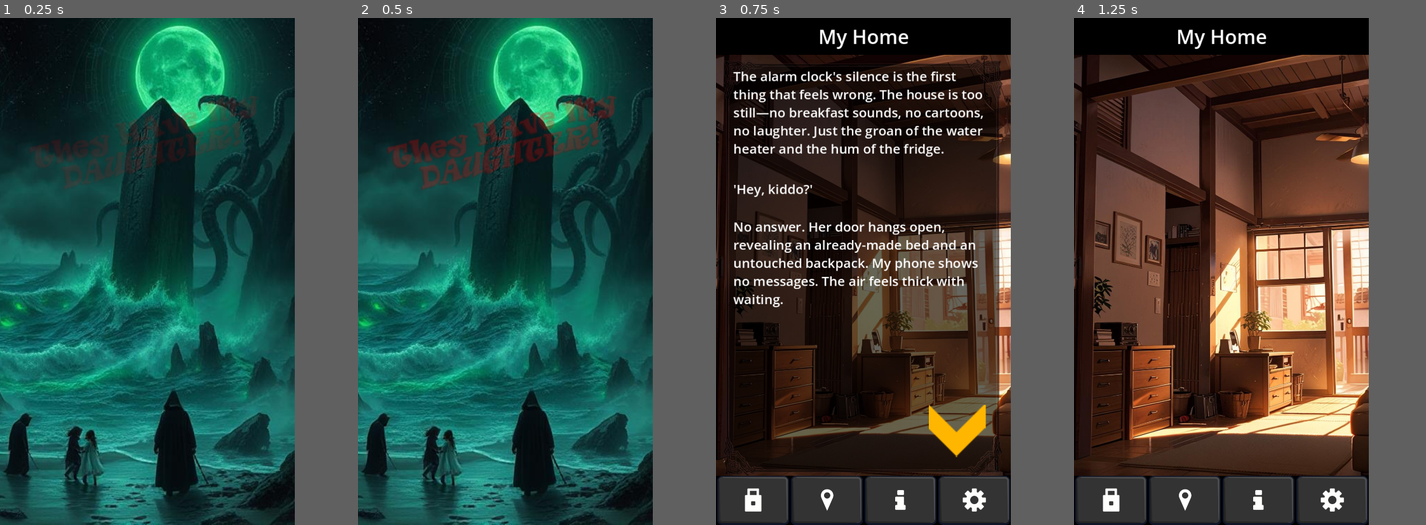
Above: before the commit, frames 1-4 (left to right).
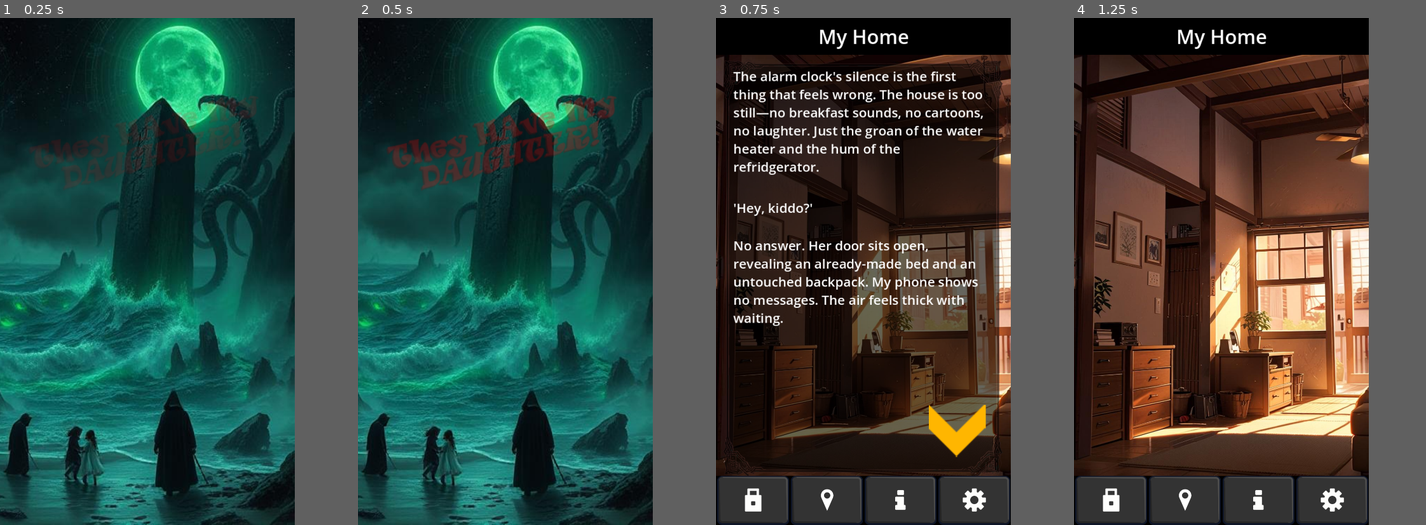
Above: after the commit, the same moments.

Repository: Ayelis/thmd
Game: Godot game, scene res://TitleScreen.tscn
Same seed, same stepped clock (60 frames per second), same inputs: the game is played once before the commit and once after it.
Inputs (mouse positions are in pixels of both pictures, inside the frame that each line leads up to):
- Up to frame 1 (0.25 s): no input
- Up to frame 2 (0.5 s): no input
- Up to frame 3 (0.75 s): tap Enter (ui_accept) at 0.5 s; move the mouse to (969, 246) at 0.52 s
- Up to frame 4 (1.25 s): tap Enter (ui_accept) at 0.77 s

Frames 1-2 are identical in both runs. In frame 3, 4.5% of the frame differs, in the area x 4-75%, y 24-61%; in frame 4, nothing differs.

Commit message:
Updates to text, 1 room, 1 ending fix

Diff:
--- a/Game.tscn
+++ b/Game.tscn
@@ -15,6 +15,7 @@
 [ext_resource type="Texture2D" uid="uid://2p5ltt3hhgmn" path="res://assets/Scenes/2b library.jpg" id="8_5he1h"]
 [ext_resource type="Texture2D" uid="uid://dljulm18ayjd0" path="res://assets/UI/Rect-Dark-Default/Info@4x.png" id="8_qjyg3"]
 [ext_resource type="Texture2D" uid="uid://bl3prlik4w2re" path="res://assets/UI/Rect-Dark-Hover/Info@4x.png" id="9_elkpi"]
+[ext_resource type="Texture2D" uid="uid://3xirp7xa0el0" path="res://assets/Scenes/3a police.jpg" id="9_xwkxq"]
 [ext_resource type="Texture2D" uid="uid://dnkf5jys8xmul" path="res://assets/UI/Rect-Dark-Default/Gear@4x.png" id="10_0yprl"]
 [ext_resource type="Script" uid="uid://csi0ky2wa7c2o" path="res://scenery/Library.gd" id="10_7vltt"]
 [ext_resource type="Texture2D" uid="uid://cd7r6b8noe4n5" path="res://assets/Scenes/3b evidence.jpg" id="10_wdm1y"]
@@ -24,6 +25,7 @@
 [ext_resource type="Texture2D" uid="uid://ccjtsj522r0mt" path="res://assets/Scenes/4b shack.jpg" id="12_2t1a5"]
 [ext_resource type="Texture2D" uid="uid://brxjb3ix2u1mq" path="res://assets/Scenes/3a policea.jpg" id="12_3h3yf"]
 [ext_resource type="Script" uid="uid://p001hdfinq5p" path="res://scripts/Info.gd" id="12_7ged1"]
+[ext_resource type="Script" uid="uid://0wp0w7of40iv" path="res://scenery/Police.gd" id="12_fj2yu"]
 [ext_resource type="Script" uid="uid://cldgf68acf0e1" path="res://scenery/Police2.gd" id="12_nyc7o"]
 [ext_resource type="Script" uid="uid://bungdh76uon2c" path="res://scripts/Settings.gd" id="12_qjyg3"]
 [ext_resource type="Texture2D" uid="uid://dmhl27txb0r03" path="res://assets/Scenes/5a mansion.jpg" id="13_8576b"]
@@ -223,7 +225,6 @@
 flat = true
 
 [node name="Transit" type="TextureRect" parent="CanvasLayer/UI/Rooms"]
-visible = false
 layout_mode = 0
 offset_top = 45.0
 offset_right = 360.0
@@ -231,6 +232,22 @@
 texture = ExtResource("7_7vltt")
 expand_mode = 1
 script = ExtResource("6_bisgb")
+
+[node name="Tracks" type="Button" parent="CanvasLayer/UI/Rooms/Transit"]
+layout_mode = 0
+offset_top = 459.0
+offset_right = 357.0
+offset_bottom = 512.0
+focus_mode = 0
+flat = true
+
+[node name="Board" type="Button" parent="CanvasLayer/UI/Rooms/Transit"]
+offset_left = 37.0
+offset_top = 6.0
+offset_right = 313.0
+offset_bottom = 487.0
+focus_mode = 0
+flat = true
 
 [node name="HomButton" type="Button" parent="CanvasLayer/UI/Rooms/Transit"]
 layout_mode = 0
@@ -291,14 +308,6 @@
 focus_mode = 0
 text = "Mansion"
 
-[node name="Tracks" type="Button" parent="CanvasLayer/UI/Rooms/Transit"]
-layout_mode = 0
-offset_top = 459.0
-offset_right = 357.0
-offset_bottom = 507.0
-focus_mode = 0
-flat = true
-
 [node name="Library" type="TextureRect" parent="CanvasLayer/UI/Rooms"]
 visible = false
 layout_mode = 0
@@ -332,6 +341,25 @@
 offset_top = 266.0
 offset_right = 224.0
 offset_bottom = 443.0
+focus_mode = 0
+flat = true
+
+[node name="Police" type="TextureRect" parent="CanvasLayer/UI/Rooms"]
+visible = false
+offset_top = 90.0
+offset_right = 360.0
+offset_bottom = 605.0
+texture = ExtResource("9_xwkxq")
+expand_mode = 1
+script = ExtResource("12_fj2yu")
+
+[node name="Leave" type="Button" parent="CanvasLayer/UI/Rooms/Police"]
+layout_mode = 0
+offset_left = 2.0
+offset_top = 437.0
+offset_right = 170.0
+offset_bottom = 609.0
+scale = Vector2(2.12088, 0.452698)
 focus_mode = 0
 flat = true
 
@@ -1180,9 +1208,11 @@
 [connection signal="pressed" from="CanvasLayer/UI/Rooms/Attic/Vines" to="CanvasLayer/UI/Rooms/Attic/Vines" method="_on_pressed"]
 [connection signal="pressed" from="CanvasLayer/UI/Rooms/Attic/Window" to="CanvasLayer/UI/Rooms/Attic/Window" method="_on_pressed"]
 [connection signal="pressed" from="CanvasLayer/UI/Rooms/Transit/Tracks" to="CanvasLayer/UI/Rooms/Transit/Tracks" method="_on_pressed"]
+[connection signal="pressed" from="CanvasLayer/UI/Rooms/Transit/Board" to="CanvasLayer/UI/Rooms/Transit/Board" method="_on_pressed"]
 [connection signal="pressed" from="CanvasLayer/UI/Rooms/Library/Shelves" to="CanvasLayer/UI/Rooms/Library/Shelves" method="_on_pressed"]
 [connection signal="pressed" from="CanvasLayer/UI/Rooms/Library/Chair" to="CanvasLayer/UI/Rooms/Library/Chair" method="_on_pressed"]
 [connection signal="pressed" from="CanvasLayer/UI/Rooms/Library/Computers" to="CanvasLayer/UI/Rooms/Library/Computers" method="_on_pressed"]
+[connection signal="pressed" from="CanvasLayer/UI/Rooms/Police/Leave" to="CanvasLayer/UI/Rooms/Police/Leave" method="_on_pressed"]
 [connection signal="pressed" from="CanvasLayer/UI/Rooms/Police2/Leave" to="CanvasLayer/UI/Rooms/Police2/Leave" method="_on_pressed"]
 [connection signal="pressed" from="CanvasLayer/UI/Rooms/Police2/Computer" to="CanvasLayer/UI/Rooms/Police2/Computer" method="_on_pressed"]
 [connection signal="pressed" from="CanvasLayer/UI/Rooms/Police2/Detective" to="CanvasLayer/UI/Rooms/Police2/Detective" method="_on_pressed"]
--- a/data/texts.json
+++ b/data/texts.json
@@ -54,7 +54,7 @@
 			"description": "They Have My Daughter!"
 		},
 		"APPOINTMENT": {
-			"description": "I got an appointment to speak with one Detective Rook."
+			"description": "I booked an appointment to speak with a Detective Rook."
 		},
 		"SHACK": {
 			"description": "The cult owns a shack on a private beach north of the pier."
@@ -66,13 +66,13 @@
 			"description": "I know what these cultists wear. I could sneak in if I could find a robe..."
 		},
 		"POLICE": {
-			"description": "I can enter the station without an appointment."
+			"description": "I have permission to enter the station without an appointment."
 		},
 		"TUNNEL": {
-			"description": "I know how to sneak into the mansion."
+			"description": "I found out tunnels on the mansion grounds lead inside."
 		},
 		"COMBO": {
-			"description": "16-2-18. Seems important."
+			"description": "A number I found. 16-2-18. Seems important."
 		},
 		"FAMILY": {
 			"description": "My family history may be... darker... than I thought..."
@@ -85,31 +85,31 @@
 		}
 	},
 	"events": {
-		"home1": "The alarm clock's silence is the first thing tha …(99 unchanged characters)…  of the water heater and the hum of the fridge.\n\n'Hey, kiddo?'\n\nNo answer. Her door hangs open, revealing an already-made bed an …(88 unchanged characters)…
+		"home1": "The alarm clock's silence is the first thing tha …(99 unchanged characters)…  of the water heater and the hum of the refridgerator.\n\n'Hey, kiddo?'\n\nNo answer. Her door sits open, revealing an already-made bed an …(88 unchanged characters)…
 		"home2": "The lock resists before yielding. Inside, the air tastes stale with absence. Her room remains frozen—the sa …(222 unchanged characters)…
-		"dresser": "Beneath unpaid bills, the wax-sealed letter wa …(197 unchanged characters)… ser drawer creaks open. My transit pass winks up at me.\n'Well, at least you didn't vanish,' I mutter, pocketing the little plastic lifeline.",
+		"dresser": "Beneath unpaid bills, the wax-sealed letter wa …(197 unchanged characters)… ser drawer creaks open. My transit pass stares up at me.\n'At least you didn't vanish,' I mutter, pocketing the little plastic lifeline.",
 		"hall": "The hall closet yields a collapsible metal detector... It's odd, but potentially useful. I stash it in my bag, wondering who even bought this, and why.",
 		"hatch": "A square hatch of wood graces the ceiling. How'd I forget about the attic? The pull-down ladder's been broken since childhood. Getting up there won't be easy.",
-		"street": "Streetlights flicker like dying thoughts. A shadow by the telephone pole stands too tall, too still. The security cam would probably show only static. I should check the feed... if I can get online.",
-		"attic": "Damp wood and something metallic—copper or dried glue? A dresser slouches in the corner, its surface littered with useless trinkets and a single photograph placed face-down.",
+		"street": "I peer out my front window. Streetlights flicker like dying thoughts. A shadow by the telephone pole stands too tall, too still. My online security cam would probably show only static, if I could get online to check it... but I haven't had internet for months.",
+		"attic": "I stand atop the sturdy pail and leap to the attic hatch, pulling myself up and through. I'm not sure how long it's been since I've been in here. Forever ago.",
 		"get-robe": "The drawer reveals a blood-red robe with gold trim, nestled between mothballs. Why did Grandpa own this ceremonial-looking thing? The fabric smells of camphor and something earthier, but it might prove useful.",
 		"windowgaze": "The window's grime distorts the world like a funhouse mirror. Vines slither through cracks, their stems unnaturally thick and glistening like oil-slicked flesh.",
 		"get-rope": "Rope coils in heaps—some strands knotted into crude symbols. A few twitch when the wind rattles the pane. I gather them quickly, my skin prickling as the knots brush my palms.",
-		"transit1": "The turnstile light blares red. My transit pass is still at home in the dresser. A train whips past, its wind tugging at my hair. The clerk eyes me through smudged glass. 'Last train leaves at sunset,' he says. 'You don't wanna miss it.'",
+		"nopass": "The turnstile light blares red. My transit pass is still at home in the dresser.",
 		"transit2": "The turnstile clicks open like a tongue. The station hums with bored commuters. A child's laugh is drowned out by crackling static from the speakers. 'Next train: Beach Line. Last departure today.' The clerk nods—like he's seen this play out before.",
 		"library": "The air stinks of ozone and rotting paper. The librarian's fingers tap like a metronome.\n\n'Card?' she d …(218 unchanged characters)…
 		"library2": "The monitor glows sickly. Social media? Blocked. News? Blocked. But local archives load: police blotters, tide charts, notices about missing pets near the shore. The clock above the terminal ticks louder than it should.",
-		"left-library": "Fluorescents buzz like dying flies as I step outside.\n\nAcross the square, a gargoyle on the library's facade watches me a beat too long. Its stone eyes seem to track my movement.",
+		"left-library": "Fluorescents buzz weakly like dying flies as I step outside.\n\nAcross the square, a gargoyle on the library's facade watches me a beat too long. Its stone eyes seem to track my movement.",
 		"stacks": "Looking through old microfiche newspapers isn't my idea of fun, but what else can I do? I scan quickly for …(331 unchanged characters)…
 		"police": "The receptionist's nails click against her keyboard.\n\n'Missing persons? Fill out a form. Detective's boo …(193 unchanged characters)…
 		"police2": "The detective's desk is a graveyard of files.\n\nHis left hand bears the ghost of a wedding ring—pale ski …(184 unchanged characters)…
 		"police3": "The detective's desk is a graveyard of files.\n\nThe detective himself, gone. But I'm here by invite. I get myself a coffee.",
 		"papers": "Rifling through paperwork, my fingers brush cold metal. A key marked 'Evidence' hidden beneath incident reports. The teeth look oddly ceremonial.",
-		"police-drawer": "A quick glance at the door. The drawer squeaks as I extract a small megaphone. Not standard issue, but potentially useful. Into the backpack it goes.",
+		"police-drawer": "The drawer squeaks as I extract a small megaphone. Not standard issue, but potentially useful. A quick glance toward the door, and into the backpack it goes.",
 		"police-computer": "The password screen shows his wallpaper—the detective and a woman holding up their wedding rings. He's actually smiling in the photo. The date in the corner is from three weeks ago.",
 		"evidence": "A red vinyl chair screams against the drab walls. Case labels whisper: 'Missing. Arson. Cult Activity?' Box #17 rustles faintly—like fingernails on cardboard. I step back.",
 		"paperwork": "Blueprints reveal a network of tunnels beneath the hilltop mansion. The annotations suggest easy access if I approach from the north side. Someone drew a red circle around the property.",
-		"drawers": "The revolver's grip sticks—sweat or old blood? Six chambers. One empty. The others click when tilted, as if something inside shifts restlessly. The serial number's been filed away.\n\nMaybe I shouldn't be looting through evidence bags, but I don't know what might come in handy. Better to have it and not need it...",
+		"drawers": "Maybe I shouldn't be digging through drawers, looting through evidence bags, but I don't know what might come in handy.\n\nThe revolver's grip sticks—sweat or old blood? Six chambers. One empty. The others click when tilted, as if something inside shifts restlessly. The serial number's been filed away.\n\nBetter to have it and not need it...",
 		"window": "Through wire-reinforced glass, the precinct buzzes with muted activity. A file on the detective's desk catches my eye:\n\n'TIDE INCIDENT – CONFIDENTIAL'.\n\nThe plant beside it rustles though there's no draft.",
 		"beach": "The shack shouldn't still be standing. Its blue planks look freshly painted despite decades of salt wind. The padlock gleams like new.\n\nA weathered notice flaps:\n'NO TRESPASSING BY ORDER OF THE SHERIFF'S OFFICE'\n\nThe rest is scribbled into illegibility.",
 		"dagger": "The metal detector shrieks. Buried in wet sand: a ritual knife with a serrated edge. I nearly slice my finger digging it up. The blade smells like low tide.",
@@ -119,12 +119,12 @@
 		"door": "Heavy-duty combination lock. The dials turn stiffly but aren't frozen. Someone's been here recently enough to keep it from rusting shut.",
 		"dog": "A massive dog blocks the path—muscle and matted fur. Its growl vibrates in my chest. Every childhood fear of dark basements and bad dogs surges up. Run. Now.",
 		"pet-dog": "Good doggo! The beast's tail wags as I scratch behind its ears. A wet tongue drags across my wrist.\n\n[Sanity Restored!]",
-		"shack1": "The door groans open. The smell hits first—mildew undercut by incense and wet stone. The walls stretch backward farther than possible. The ceiling vanishes into shadow. This stopped being a shack the moment I crossed the threshold.",
-		"shack2": "Tide charts paper the walls, their symbols itching at my eyes. The floorboards warp unnaturally into stone. The air hums—not with wind, but voices. Chanting. Or maybe that's just the blood roaring in my ears.",
+		"shack1": "I try the numbers I saw earlier, 16-2-18, and the padlock pops open! The door groans on its rusty hinges. The smell hits first—mildew undercut by incense and wet stone. The walls stretch backward farther than possible. The ceiling vanishes into shadow. It feels different now, as if this stopped being a shack the moment I crossed the threshold.",
+		"shack2": "Tide charts paper the walls, their symbols playing tricks on my eyes. The floorboards warp unnaturally into stone. The air hums—not with wind, but voices. Chanting. Or maybe that's just the blood roaring in my ears.",
 		"get-pail": "A galvanized metal pail lurks in the corner, sturdy enough to hold... something. No idea what yet, but into the backpack it goes.",
 		"shack-desk": "The drawer reveals a map—recruitment targets circled in red ink. The hilltop mansion dominates the center, while outward arrows seem to indicate this is a sort of headquarters.\n\nRecent coffee stains suggest this is still an active plan.",
 		"shack-drawers": "Rope loops tangle in the drawer. Not a single length but dozens of pre-made hoops and nooses. They stack neatly despite their apparent grim purpose.",
-		"mansion": "A robed figure materializes from the shadows, pressing a flyer into my palm. His fingers stretch too long, nails ridged with old blood. 'The Tide doesn't need you yet,' he rasps. Behind him, the mansion's windows pulse—not with light, but with movement.",
+		"mansion": "A robed figure materializes from the shadows, pressing a flyer into my palm. His fingers stretch too long, his nails ridged with old blood. 'The Tide doesn't need you yet,' he rasps. Behind him, the mansion's windows pulse—not with light, but with movement.",
 		"cultist": "The robed figure looms closer. My skin crawls with the certainty that his hood shadows no human face. Time to go.",
 		"balcony": "The balcony hangs just beyond reach. No matter how I jump, my fingers scrape empty air.",
 		"tunnels": "Hours of stumbling through lightless passages. My hands brush damp stone until finally—a door. The wood thrums under my touch.",
@@ -178,10 +178,10 @@
 		"vines": "At first, they’re just vines. Normal. Overgrown. The kind of thing I keep meaning to trim but never do. Thi …(497 unchanged characters)…
 		"birds": "The birds in the air hang too still, hovering in the wind. The ones on the sand tilt their heads in unison, …(446 unchanged characters)…
 		"ocean": "The waves don’t crash—they breathe. In. Out. Like the tide is some great, slumbering beast beneath the sand …(411 unchanged characters)…
-		"tracks": "The rails seem to hum even when no train is com …(282 unchanged characters)… nds ago, unseen.\n\nThe air smells like ozone and burnt sugar. The timetable board fl …(293 unchanged characters)…
+		"tracks": "The rails seem to hum even when no train is com …(282 unchanged characters)… nds ago, unseen.\n\nThe air smells like whiskey and burnt sugar. The timetable board fl …(293 unchanged characters)…
 		"ceiling": "The ceiling isn’t gone.\nIt’s just… farther now.\n\nA black so deep it drinks the light from my flashligh …(367 unchanged characters)…
 		"blood": "The blood isn’t dry. It squirms.\n\nThin, glossy tendrils spider outward from the edges of each splash, cre …(385 unchanged characters)…
-		"magic": "The circle isn’t just glowing—it’s breathing.\n\ …(193 unchanged characters)… il.\n\nI step closer. The air tastes of ozone and rotting honey. The light doesn’t ca …(374 unchanged characters)…
+		"magic": "The circle isn’t just glowing—it’s breathing.\n\ …(193 unchanged characters)… il.\n\nI step closer. The air tastes of moldy bread and rotting honey. The light doesn’t ca …(374 unchanged characters)…
 	},
 	"dialogs": {
 		"computer": {
@@ -404,7 +404,7 @@
 		"sanity": "Reality fractures into static—\na television left screaming in an empty room.\n\nI blink up at a fluoresce …(367 unchanged characters)…
 		"left": "I walk away down the salt‑slick road—\na lone siren wailing in the distance.\n\nHer silhouette lingers in me …(272 unchanged characters)…
 		"sacrifice": "Darkness blooms behind her smile—\na crown of tide‑etched bone.\n\nShe steps through the cell bars,\npulling me into the cult’s embrace.\n\nMy final breath tastes of brine and regret.\n\nHer laughter drifts back to me,\ncalling me deeper into the endless tide.",
-        "rescue": "We slip beyond the cult’s reach—\na pair of footprints side by side.\n\nHer hand in mine feels warm and real,\na promise kept beneath a rising moon.\n\nBehind us, the mansion and shack lie silent.\n\nAhead, the night hums with fresh possibility.",
+        "rescue": "We slip beyond the cult’s reach—\na pair of footprints side by side.\n\nHer hand in mine feels warm and real,\na promise kept beneath a rising moon.\n\nBehind us, the mansion lies silent.\n\nAhead, the night hums with fresh possibility.",
 		"100": "I linger in shadows, trading loyalty for time. She is extracted with surgical precision. The others remain unaware until long after I’m gone.",
 		"101": "I’m the whisper in the wires. The building catches fire from within. She meets me at the rendezvous, wrapped in smoke and silence.",
 		"102": "They call it an inside job. I leave no fingerprints. She thinks I’m a hero. I don’t correct her.",
--- a/scenery/Transit.gd
+++ b/scenery/Transit.gd
@@ -6,6 +6,7 @@
 @onready var Police2: Button = $PolButton2
 @onready var Beach: Button = $BeaButton
 @onready var Mansion: Button = $ManButton
+@onready var Board: Button = $Board
 
 func _ready():
 	# Check signals
@@ -19,6 +20,7 @@
 	$BeaButton.pressed.connect(_on_beach_pressed)
 	$ManButton.pressed.connect(_on_mansion_pressed)
 	$Tracks.pressed.connect(_on_tracks_pressed)
+	$Board.pressed.connect(_on_board_pressed)
 	# Initial update
 	_update_button_visibility()
 	print("Transit area ready!")
@@ -83,6 +85,10 @@
 	GameManager.change_room("Beach")
 	GameManager.display_dialog(GameManager.events["beach"])
 
+func _on_board_pressed():
+	if(!GameManager.inventory[GameManager.ItemIDs.TRANSPASS]):
+		GameManager.display_dialog(GameManager.events["nopass"])
+
 func _on_mansion_pressed():
 	GameManager.change_room("Mansion")
 	if(!GameManager.inventory[GameManager.ItemIDs.FLYER]):
Not shown: 1 places in Game.tscn that only renumber resources
